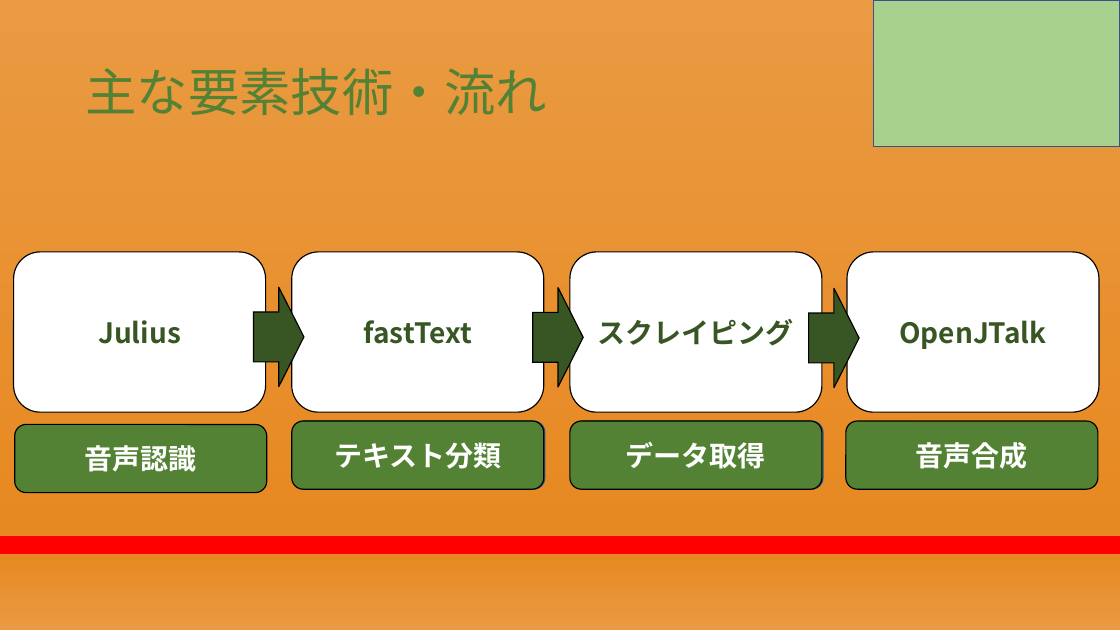
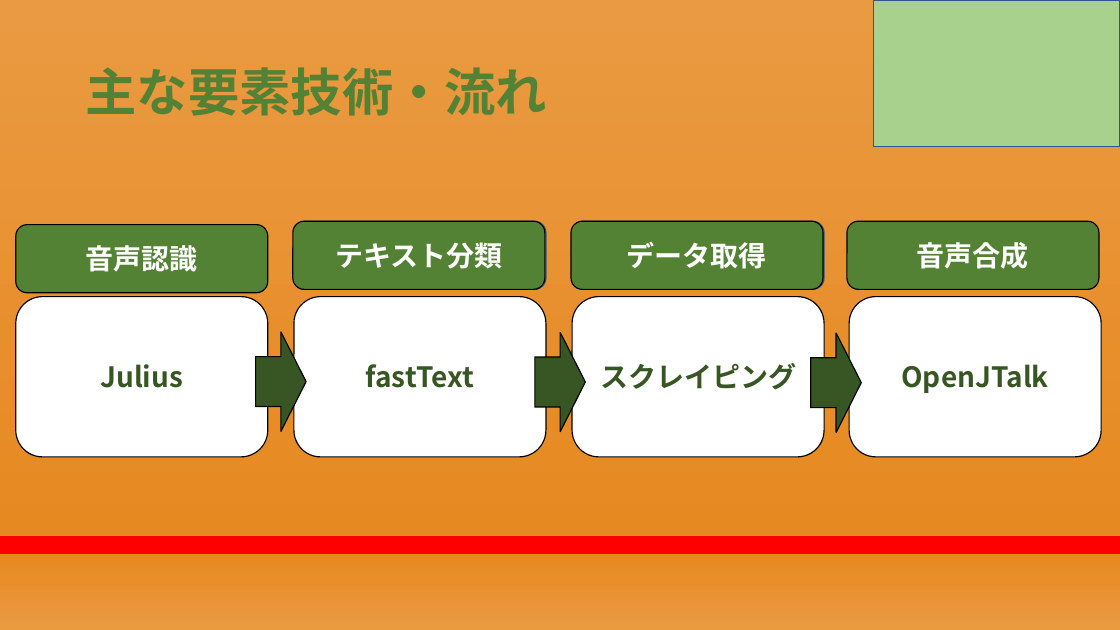
Before and after one commit to RikiishiSuzunosuke/AIspeaker_yosie, a slide deck: slide 3 of presentation/AIスピーカー開発_2.pptx. Drawn at 1120x630 pixels with LibreOffice and Linux fonts; fonts in the diff are those of the drawing. Boxes give left, top, right and bottom in pixels: in the first picture for what was removed or moved away, otherwise in the second. Text is boxed around its words. In the diff, an @@ line names an element or a change of style, - is before the commit and + after.

```diff
--- a/presentation/AIスピーカー開発_2.pptx
+++ b/presentation/AIスピーカー開発_2.pptx
@@ title "主な要素技術・流れ" at <box>85,67,547,116</box>: bold on @@
@@ 6 rounded rectangles: place and size @@
-6 rounded rectangles at <box>15,421,1098,492</box>
+6 rounded rectangles at <box>16,221,1099,292</box>
@@ rounded rectangle "Julius": place and size @@
-rounded rectangle "Julius" at <box>13,252,266,413</box>
+rounded rectangle "Julius" at <box>16,297,268,457</box>
@@ 3 rounded rectangles, 3 right arrows: place and size @@
-3 rounded rectangles, 3 right arrows at <box>254,252,1099,413</box>
+3 rounded rectangles, 3 right arrows at <box>255,297,1102,457</box>
```
Also in this commit, not shown: 23 other slides changed, 1 slide removed, 1 other file.
